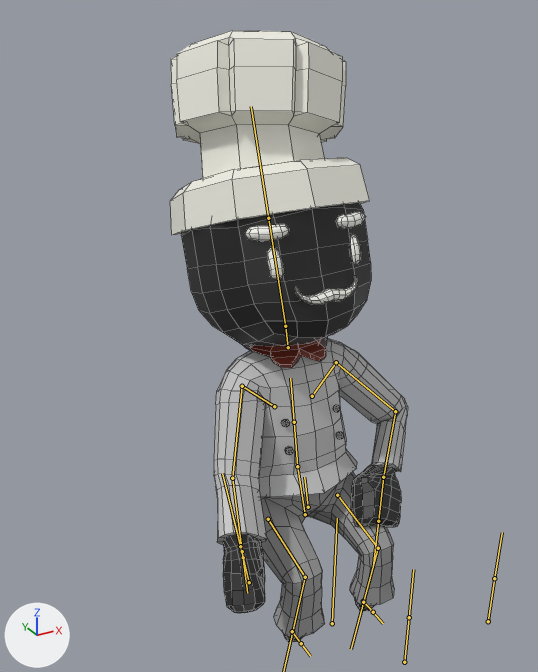
Before and after pictures for a commit that changed the FBX model CULLinary/Assets/Experiment/TestAssets/TempFBXTesting/Chef_Hat.fbx.
Before and after are seen from a 50 mm lens placed at (-2.06, -2.92, 3.51), pointed at (-0.11, 0.62, 1.74). Lighting does not change. The marker at lower left points along +X, +Y and +Z. Both versions are drawn at frame 9 of the action 'CharacterArmature|StandUp'; the numbers are the values there. The bones that bend it are drawn over the model as lines. Mesh edges are drawn as thin lines.

The first picture shows 'Body'.
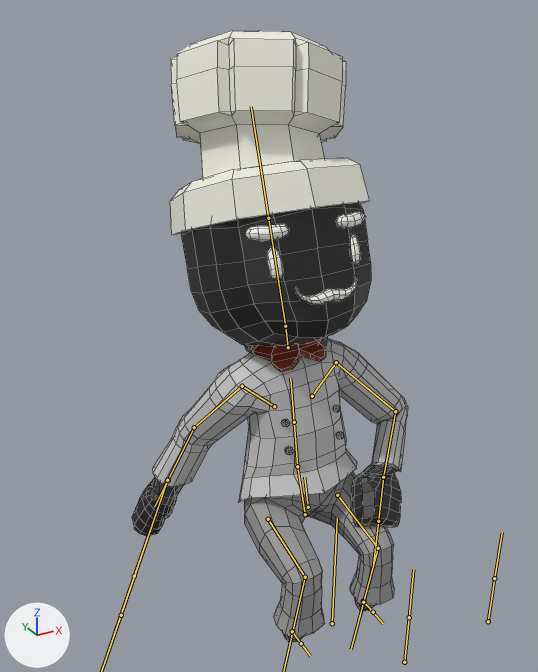
Where the change shows, as pixel boxes (x1, y1, x2, y2) in the pictures (538 x 672 px):
'Body', posed (16% wider)
    before: (170, 30, 408, 642)
    after: (132, 30, 408, 642)
bone 'UpperArm.R', root to tip
    before: (242, 386) to (232, 478)
    after: (242, 386) to (194, 427)

The change, as a diff of the scene's bpy script:
```diff
--- a/CULLinary/Assets/Experiment/TestAssets/TempFBXTesting/Chef_Hat.fbx.py
+++ b/CULLinary/Assets/Experiment/TestAssets/TempFBXTesting/Chef_Hat.fbx.py
@@ bone_upperarm_r @@
 bone_upperarm_r = bpy.data.objects['CharacterArmature'].pose.bones['UpperArm.R']  # child of 'Shoulder.R'
-bone_upperarm_r.rotation_quaternion = (0.821, -0.558, 0.008, 0.123)  # degrees (-68, 9, 11)
+bone_upperarm_r.rotation_quaternion = (0.76, -0.474, -0.336, -0.29)  # degrees (-58, -52, -11)
```
